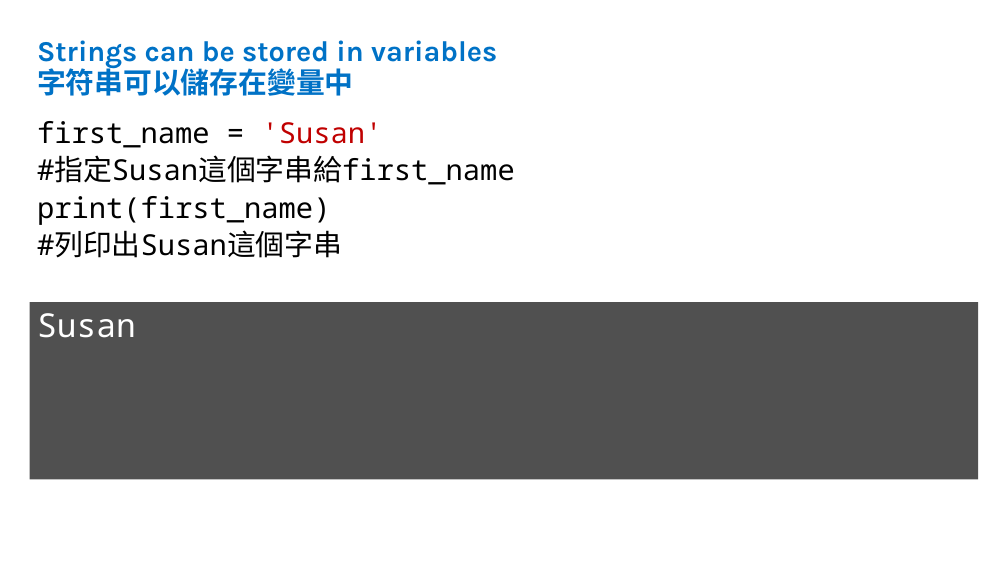
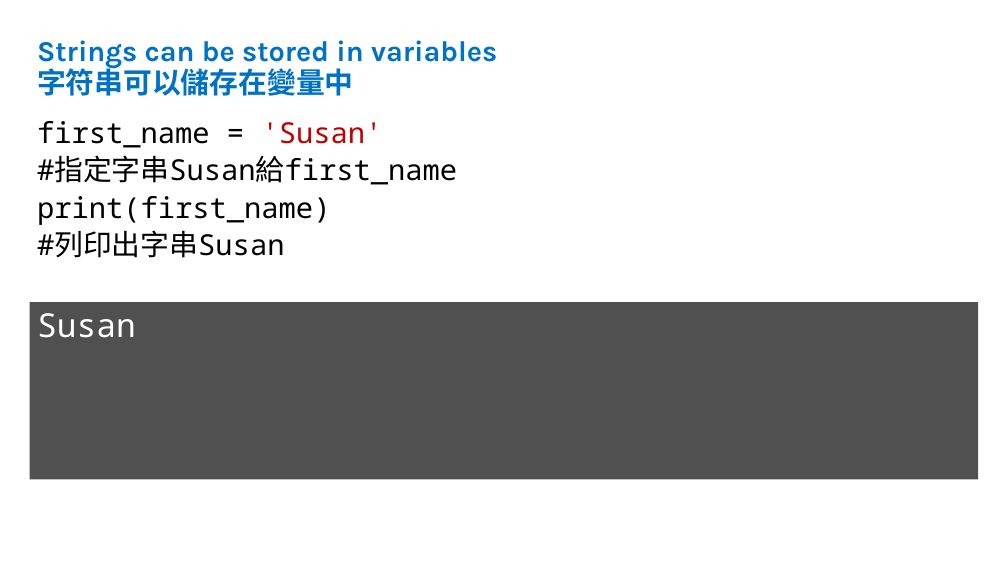
Before and after one commit to iE019/CS4high_4080E019, a slide deck: slide 2 of myex/作業4 - StringVariables.pptx. Drawn at 1008x567 pixels with LibreOffice and Linux fonts; fonts in the diff are those of the drawing. Boxes give left, top, right and bottom in pixels: in the first picture for what was removed or moved away, otherwise in the second. Text is boxed around its words. In the diff, an @@ line names an element or a change of style, - is before the commit and + after.

```diff
--- a/myex/作業4 - StringVariables.pptx
+++ b/myex/作業4 - StringVariables.pptx
@@ text at [37, 155, 457, 185]: text changed @@
-#指定Susan這個字串給first_name
+#指定字串Susan給first_name
@@ text at [37, 230, 285, 258]: text changed @@
-#列印出Susan這個字串
+#列印出字串Susan
```
Also in this commit, not shown: 3 other slides changed.
